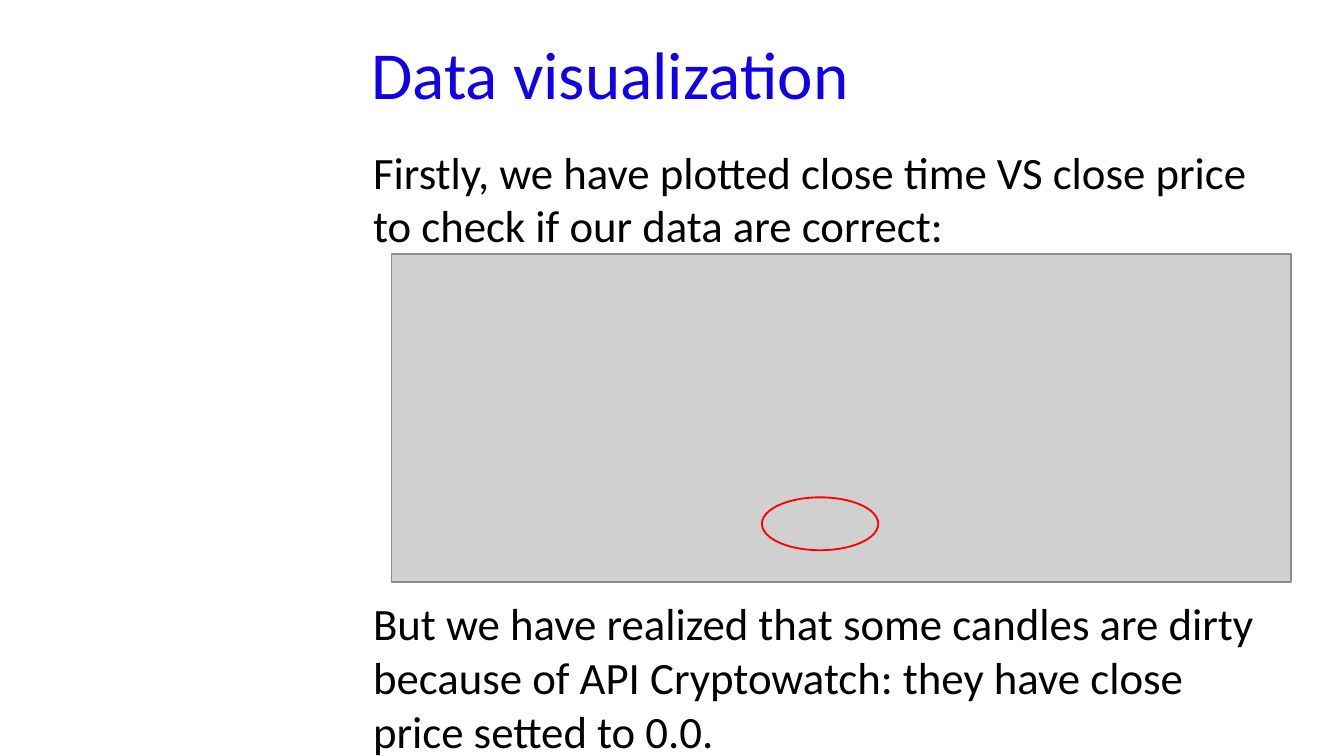
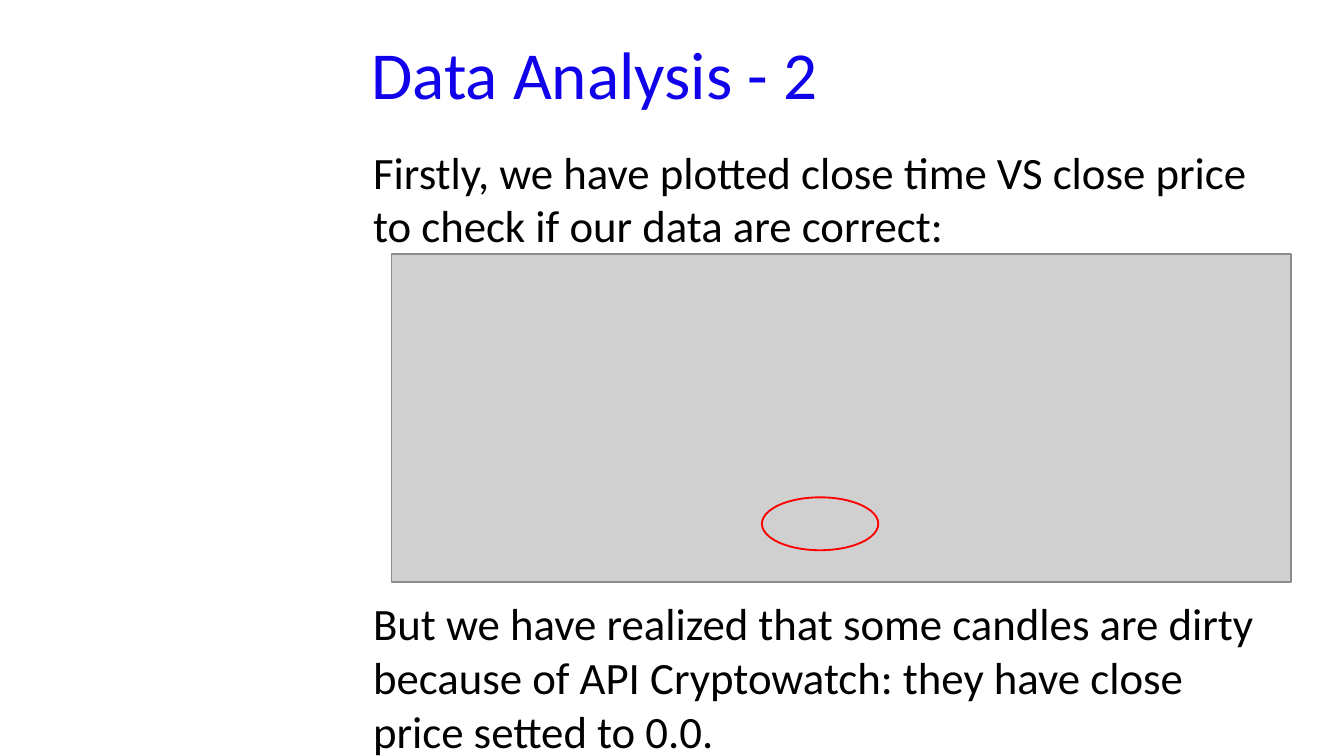
Before and after one commit to GabriM97/CryptoWolf, a slide deck: slide 36 of Student Presentation/Student_Presentation.odp (slide 35 before the commit). Drawn at 1344x756 pixels with LibreOffice and Linux fonts; fonts in the diff are those of the drawing; grey boxes stand for pictures; background and template pictures are left out. Boxes give left, top, right and bottom in pixels: in the first picture for what was removed or moved away, otherwise in the second. Text is boxed around its words. In the diff, an @@ line names an element or a change of style, - is before the commit and + after.

```diff
--- a/Student Presentation/Student_Presentation.odp
+++ b/Student Presentation/Student_Presentation.odp
@@ title at (x1=371, y1=52, x2=817, y2=110): text changed @@
-Data visualization
+Data Analysis - 2
```
Also in this commit, not shown: 17 other slides changed, 4 slides added, 3 slides removed, 5 other files.
